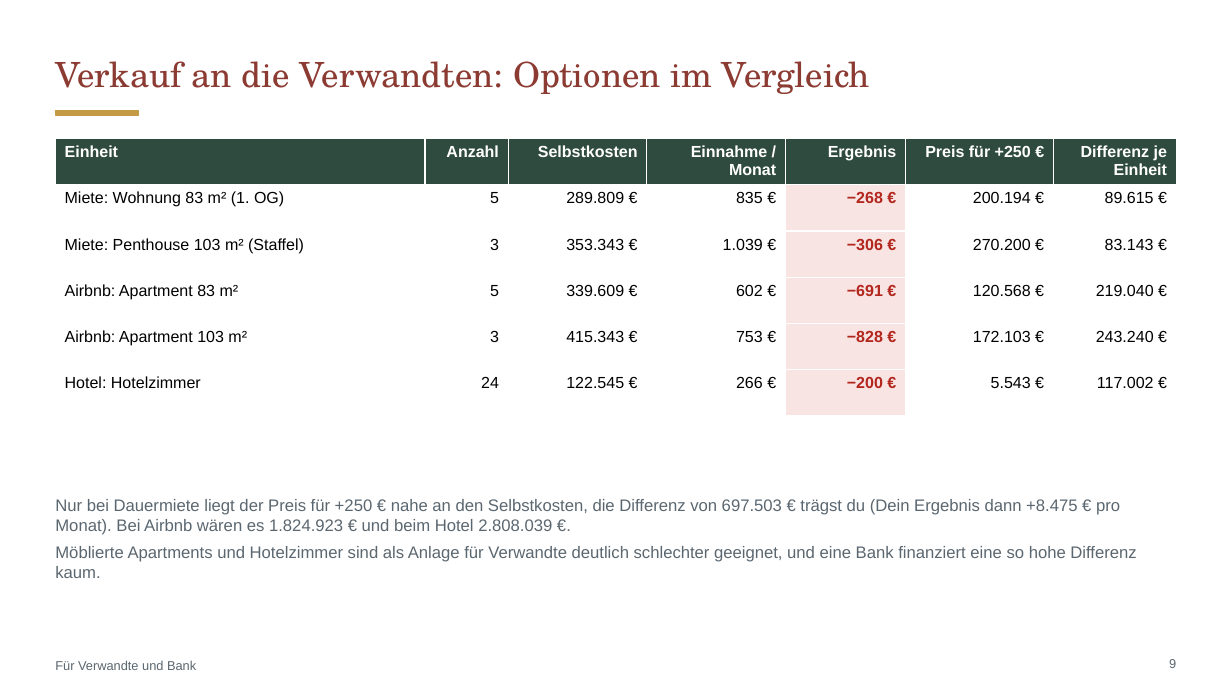
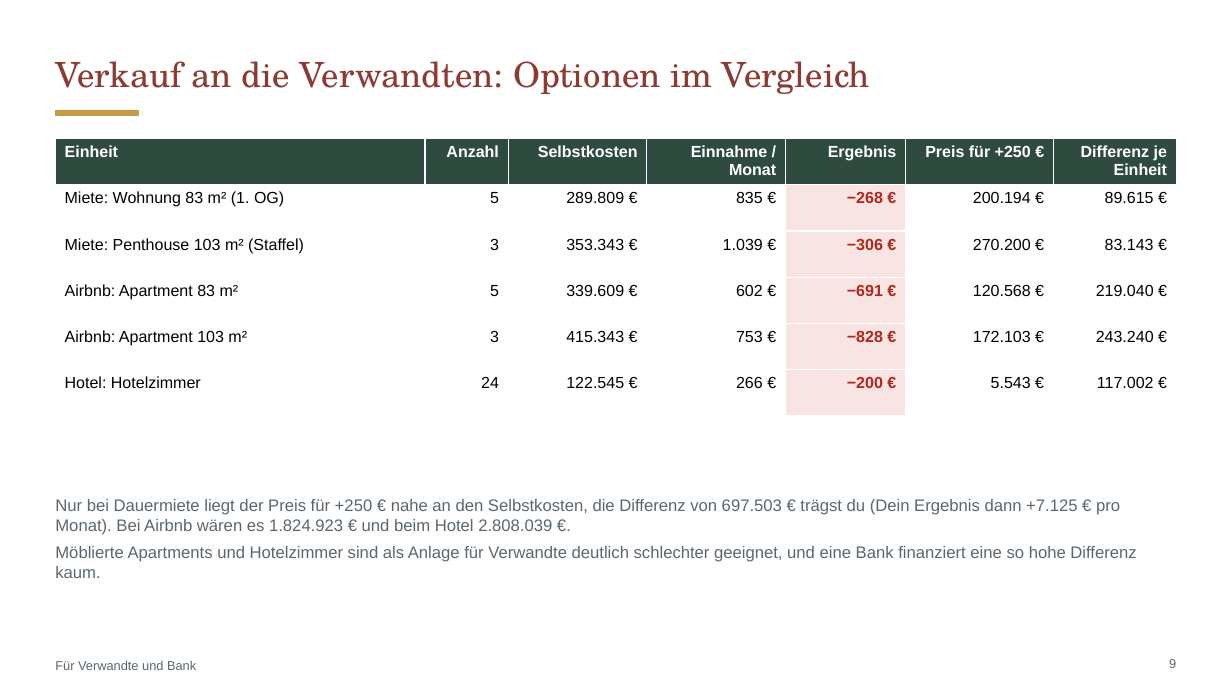
Before and after one commit to CartoonUsername/bau-projekt, a slide deck: slide 9 of praesentation/Neue-Mitte-Werlte_Baufeld3_Optionen-Dauermiete-Airbnb-Hotel.pptx. Drawn at 1232x693 pixels with LibreOffice and Linux fonts; fonts in the diff are those of the drawing. Boxes give left, top, right and bottom in pixels: in the first picture for what was removed or moved away, otherwise in the second. Text is boxed around its words. In the diff, an @@ line names an element or a change of style, - is before the commit and + after.

```diff
--- a/praesentation/Neue-Mitte-Werlte_Baufeld3_Optionen-Dauermiete-Airbnb-Hotel.pptx
+++ b/praesentation/Neue-Mitte-Werlte_Baufeld3_Optionen-Dauermiete-Airbnb-Hotel.pptx
@@ text at [55,499,1120,535]: text changed @@
-Nur bei Dauermiete liegt der Preis für +250 € nahe an den Selbstkosten, die Differenz von 697.503 € trägst du (Dein Ergebnis dann +8.475 € pro Monat). Bei Airbnb wären es 1.824.923 € und beim Hotel 2.808.039 €.
+Nur bei Dauermiete liegt der Preis für +250 € nahe an den Selbstkosten, die Differenz von 697.503 € trägst du (Dein Ergebnis dann +7.125 € pro Monat). Bei Airbnb wären es 1.824.923 € und beim Hotel 2.808.039 €.
```
Also in this commit, not shown: 7 other slides changed, 26 other files.
